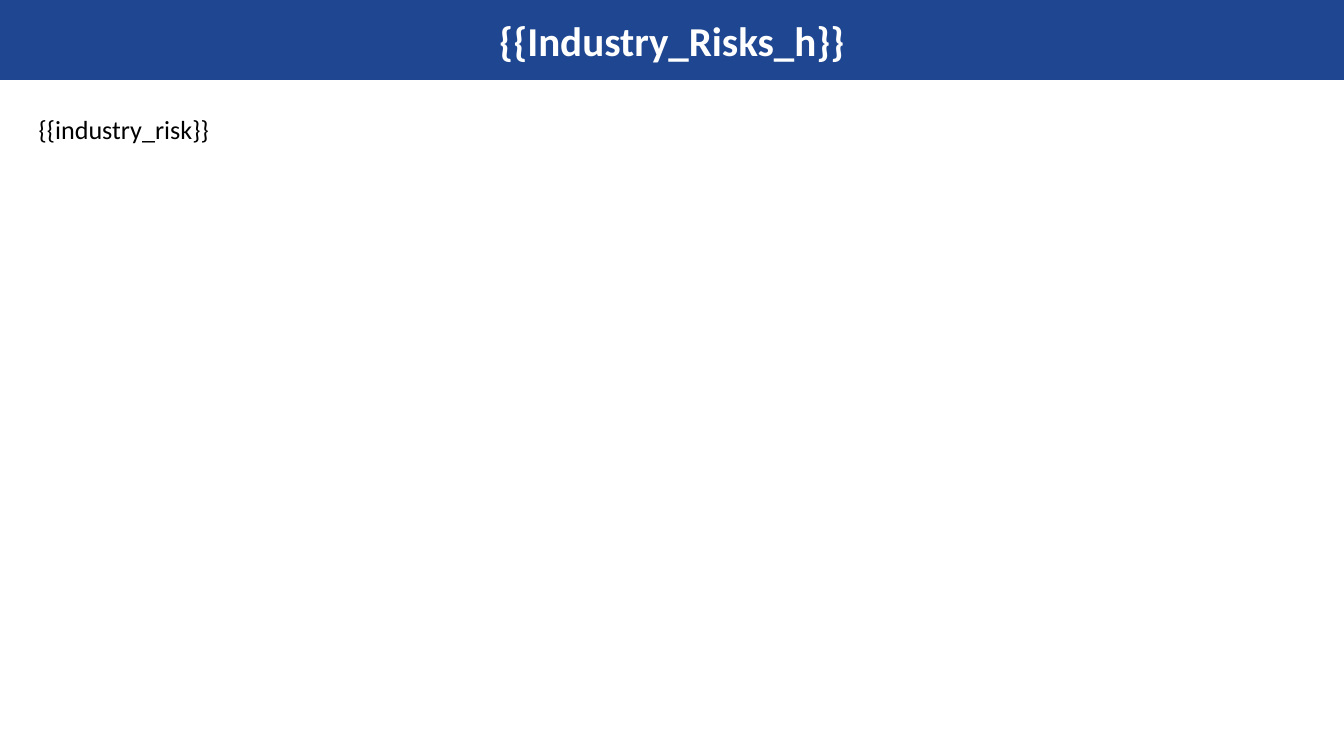
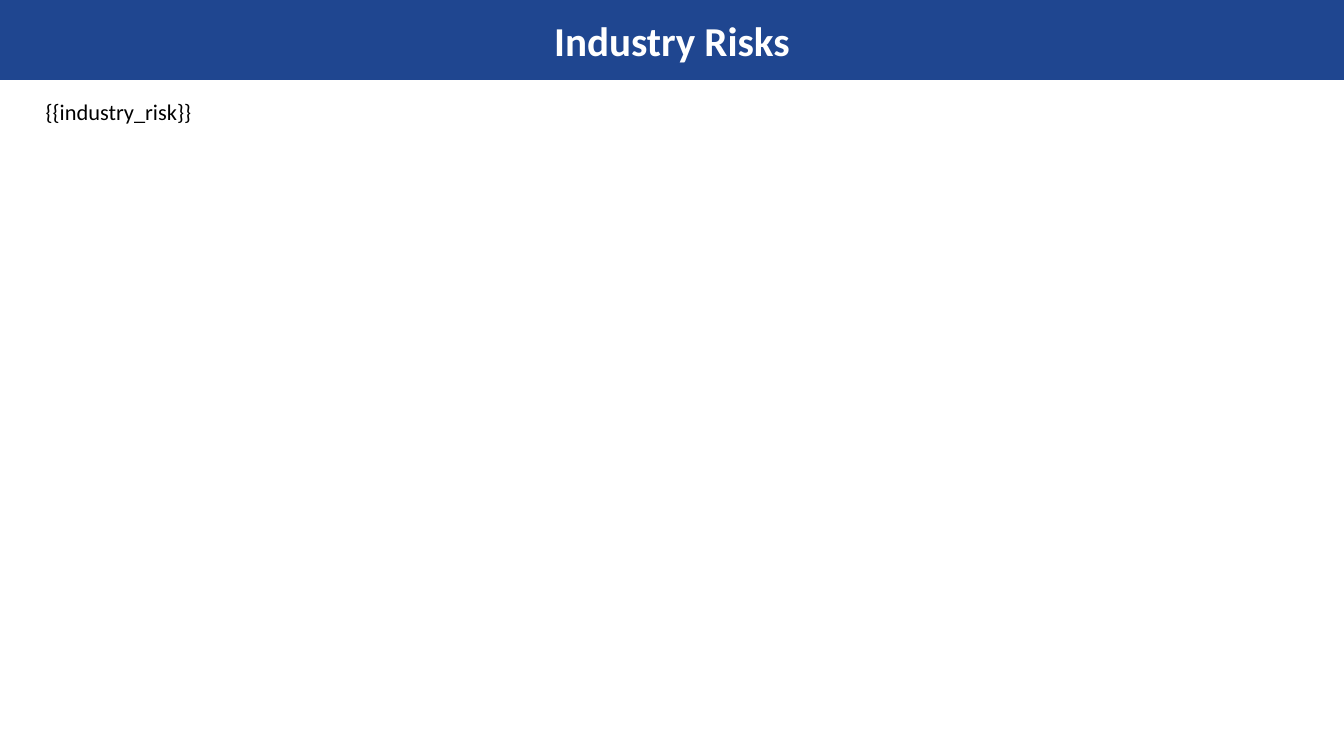
Before and after one commit to pratik1133/fluffy-lamp, a slide deck: slide 10 of master_template.pptx. Drawn at 1344x756 pixels with LibreOffice and Linux fonts; fonts in the diff are those of the drawing; background and template pictures are left out. Boxes give left, top, right and bottom in pixels: in the first picture for what was removed or moved away, otherwise in the second. Text is boxed around its words. In the diff, an @@ line names an element or a change of style, - is before the commit and + after.

```diff
--- a/master_template.pptx
+++ b/master_template.pptx
@@ title at box(554, 27, 789, 63): text changed @@
-{{Industry_Risks_h}}
+Industry Risks
@@ text "{{industry_risk}}": place and size @@
-text "{{industry_risk}}" at box(39, 120, 209, 144)
+text "{{industry_risk}}" at box(46, 104, 191, 124)
@@ text "{{industry_risk}}" at box(46, 104, 191, 124): size 14 to 12 pt @@
```
Also in this commit, not shown: 15 other slides changed.
